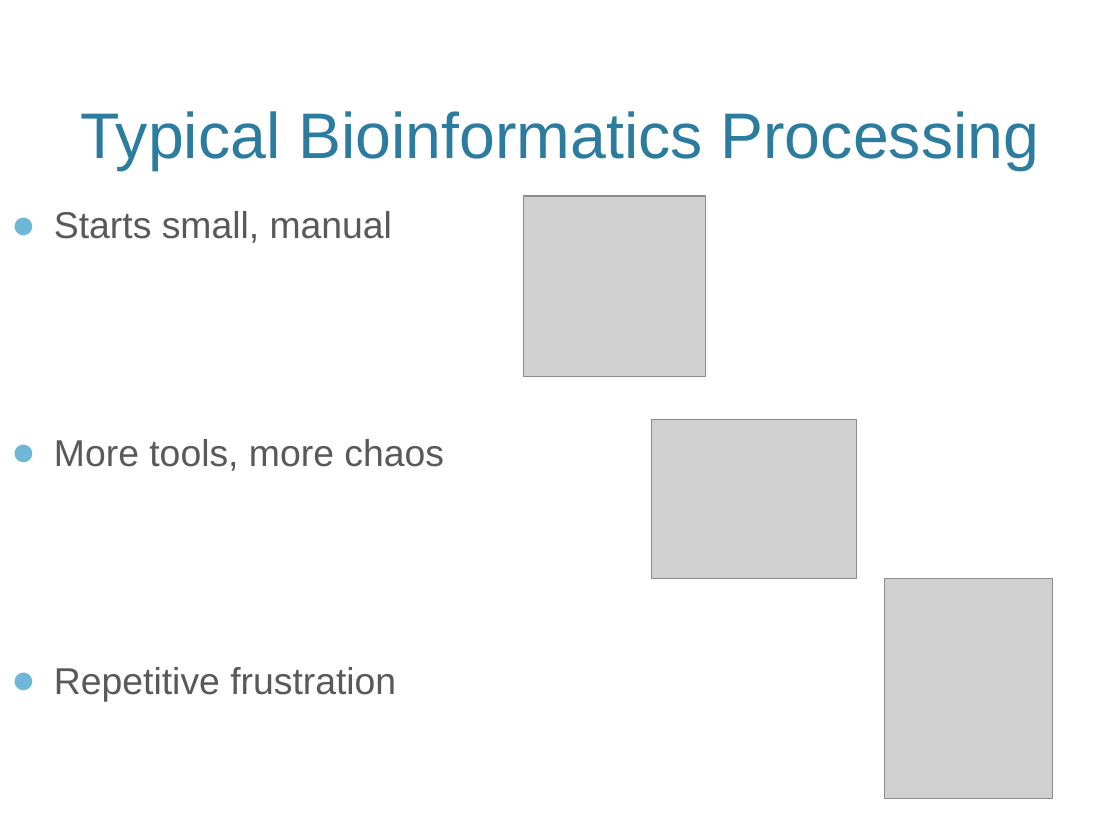
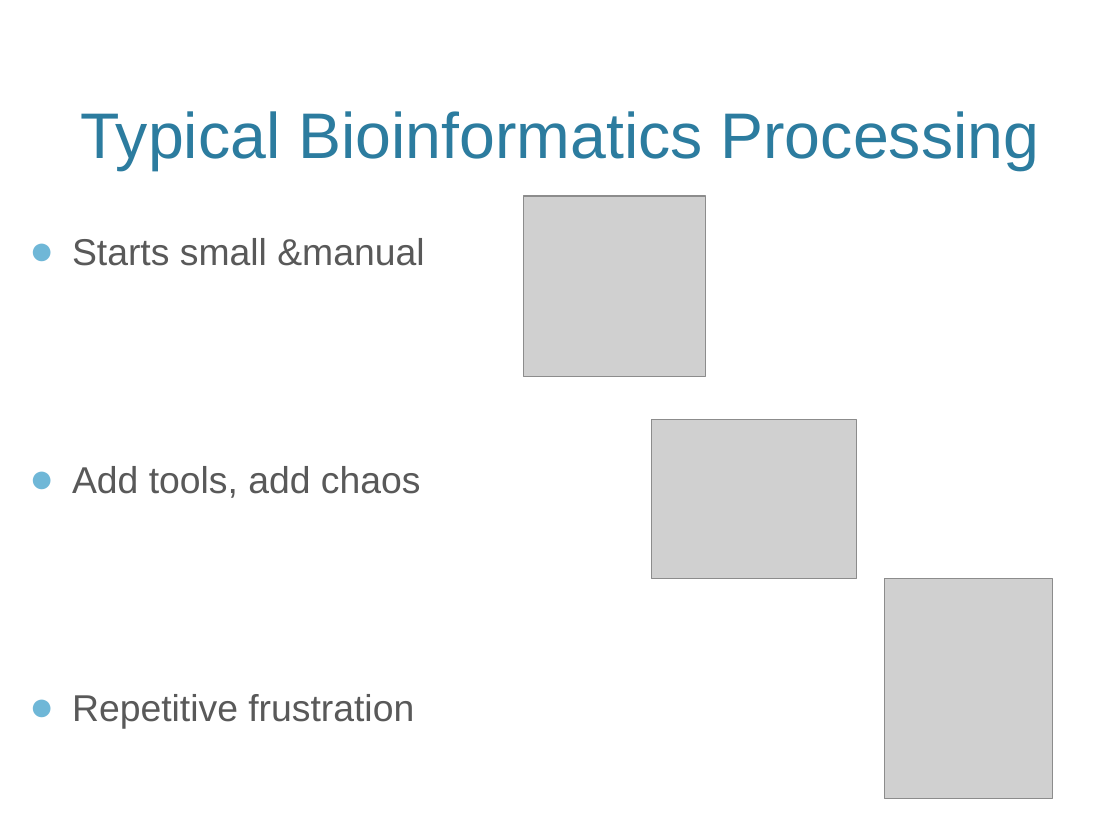
Before and after one commit to vreuter/jekeal, a slide deck: slide 2 of KipnisLabMeeting_2017-03-13.pptx. Drawn at 1120x840 pixels with LibreOffice and Linux fonts; fonts in the diff are those of the drawing; grey boxes stand for pictures; background and template pictures are left out. Boxes give left, top, right and bottom in pixels: in the first picture for what was removed or moved away, otherwise in the second. Text is boxed around its words. In the diff, an @@ line names an element or a change of style, - is before the commit and + after.

```diff
--- a/KipnisLabMeeting_2017-03-13.pptx
+++ b/KipnisLabMeeting_2017-03-13.pptx
@@ text "Starts small &manual" moved from (x1=54, y1=211, x2=444, y2=702) to (x1=72, y1=238, x2=424, y2=728) @@
@@ text at (x1=72, y1=238, x2=424, y2=498): text changed @@
-● Starts small, manual
-● More tools, more chaos
+● Starts small &manual
+● Add tools, add chaos
```
Also in this commit, not shown: 10 other slides changed, 2 slides added, 1 slide removed, 1 other file.
